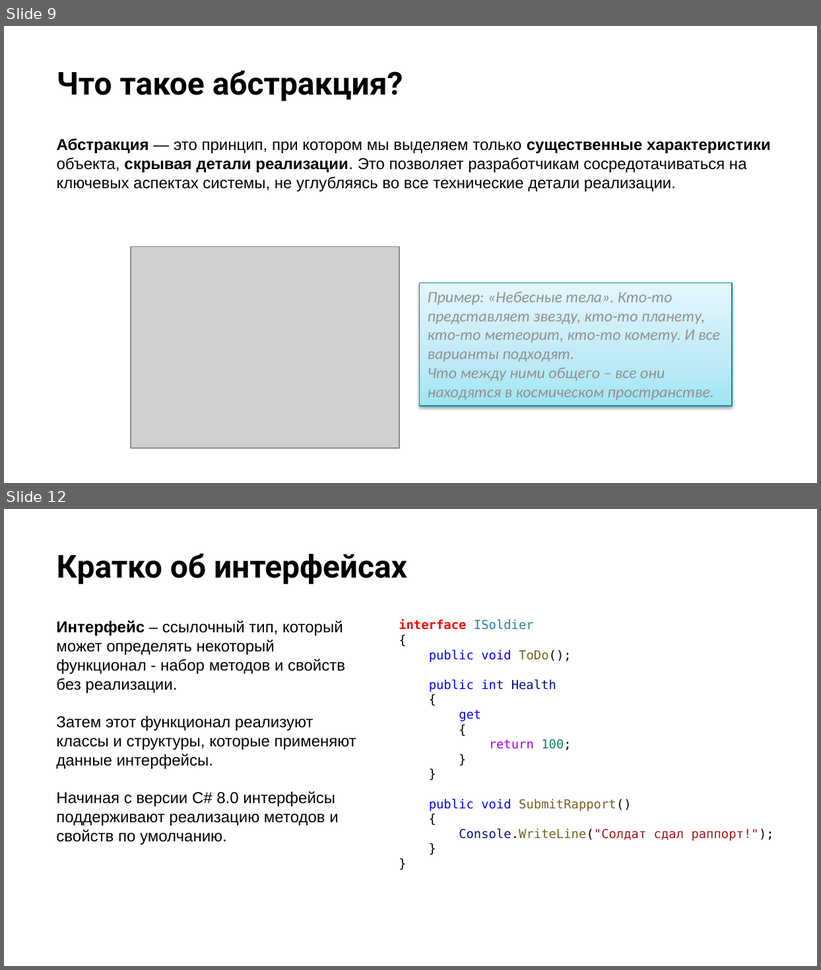
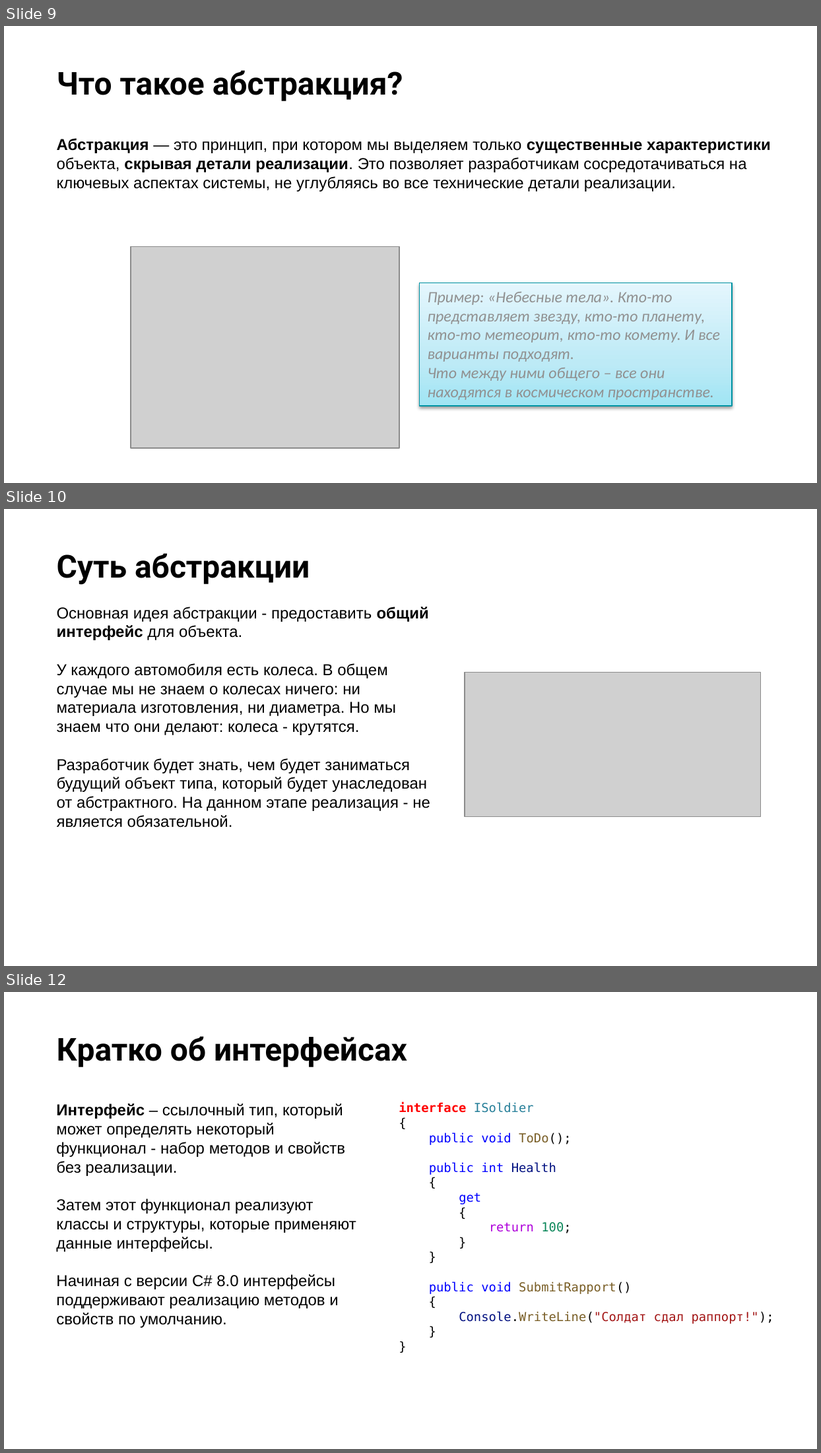
Before and after one commit to NilovPavel/OOP, a slide deck: ООПp.2.pptx. Shown one above the other, each under a label of ours: slides 9 and 12 before the commit, slides 9, 10 and 12 after it; the slides between them are not shown. The pictures are 821x970 and 821x1453 pixels, drawn with LibreOffice and Linux fonts; fonts in the diff are those of the drawing; grey boxes stand for pictures; background and template pictures are left out. Boxes give left, top, right and bottom in pixels: in the first picture for what was removed or moved away, otherwise in the second. Text is boxed around its words. In the diff, an @@ line names an element or a change of style, - is before the commit and + after.

```diff
--- a/ООПp.2.pptx
+++ b/ООПp.2.pptx
@@ slide 10 added at (x1=4, y1=509, x2=817, y2=966), background picture (left out) @@
@@ title added at (x1=57, y1=553, x2=310, y2=585), 28 pt, text #000000, bold @@
+Суть абстракции
@@ text added at (x1=57, y1=607, x2=430, y2=828), 14 pt, text #000000 @@
+Основная идея абстракции - предоставить общий интерфейс для объекта.
+У каждого автомобиля есть колеса. В общем случае мы не знаем о колесах ничего: ни материала изготовления, ни диаметра. Но мы знаем что они делают: колеса - крутятся.
+Разработчик будет знать, чем будет заниматься будущий объект типа, который будет унаследован от абстрактного. На данном этапе реализация - не является обязательной.
@@ picture added at (x1=465, y1=673, x2=761, y2=817) @@
```
Also in this commit, not shown: 8 slides changed, 3 other slides added, 2 slides removed, 2 other files.
